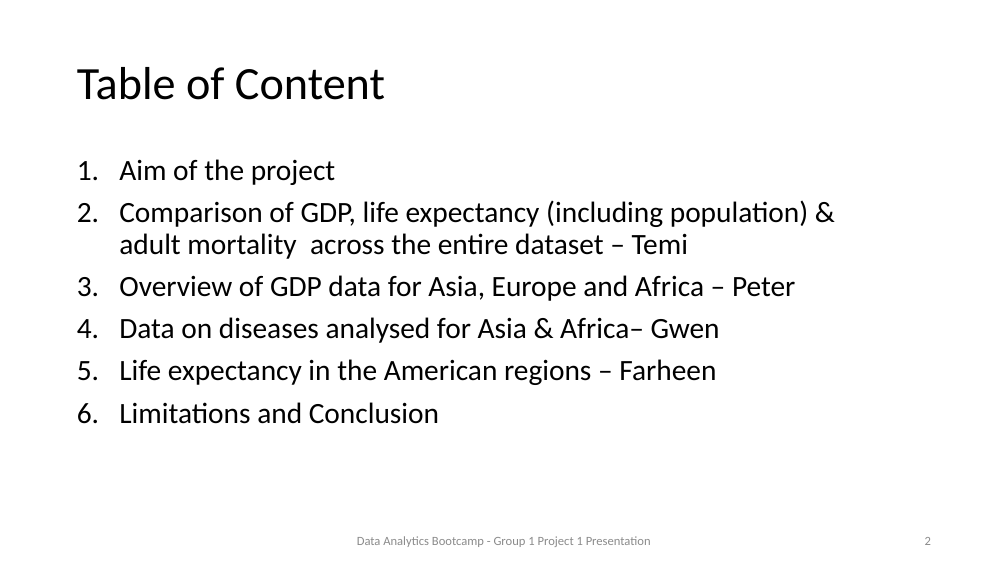
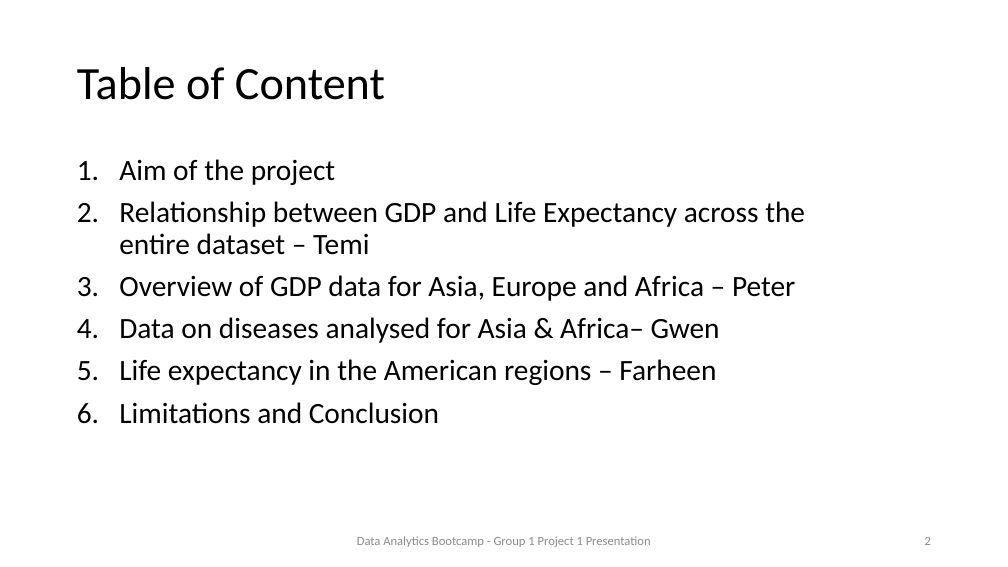
Before and after one commit to foomatia/Project_1, a slide deck: slide 2 of Project1_Presentation_Group1.pptx. Drawn at 1008x567 pixels with LibreOffice and Linux fonts; fonts in the diff are those of the drawing. Boxes give left, top, right and bottom in pixels: in the first picture for what was removed or moved away, otherwise in the second. Text is boxed around its words. In the diff, an @@ line names an element or a change of style, - is before the commit and + after.

```diff
--- a/Project1_Presentation_Group1.pptx
+++ b/Project1_Presentation_Group1.pptx
@@ text at (119, 201, 805, 255): text changed @@
-2. Comparison of GDP, life expectancy (including population) & adult mortality across the entire dataset – Temi
+2. Relationship between GDP and Life Expectancy across the entire dataset – Temi
```
Also in this commit, not shown: 1 other slide changed.
